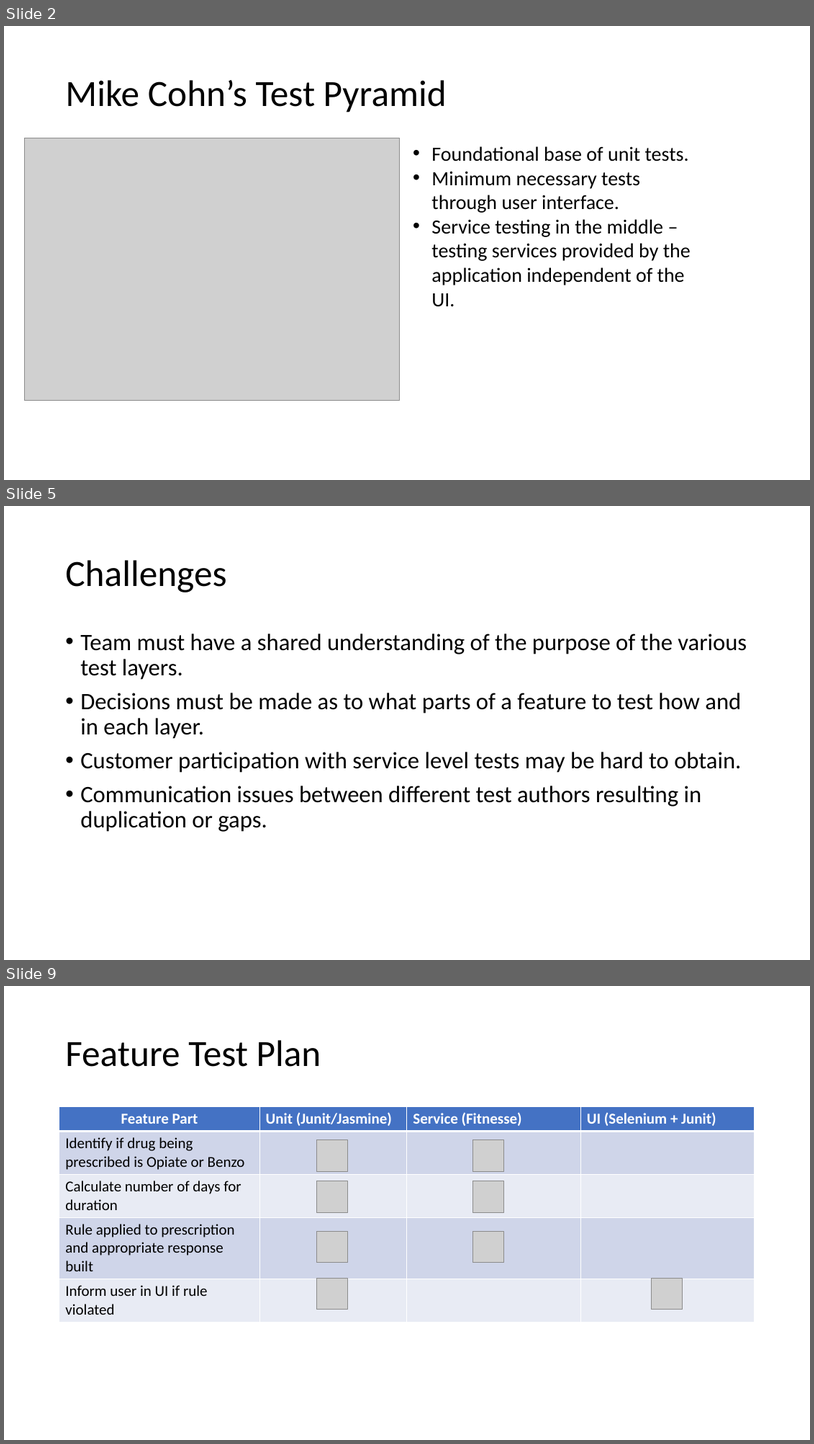
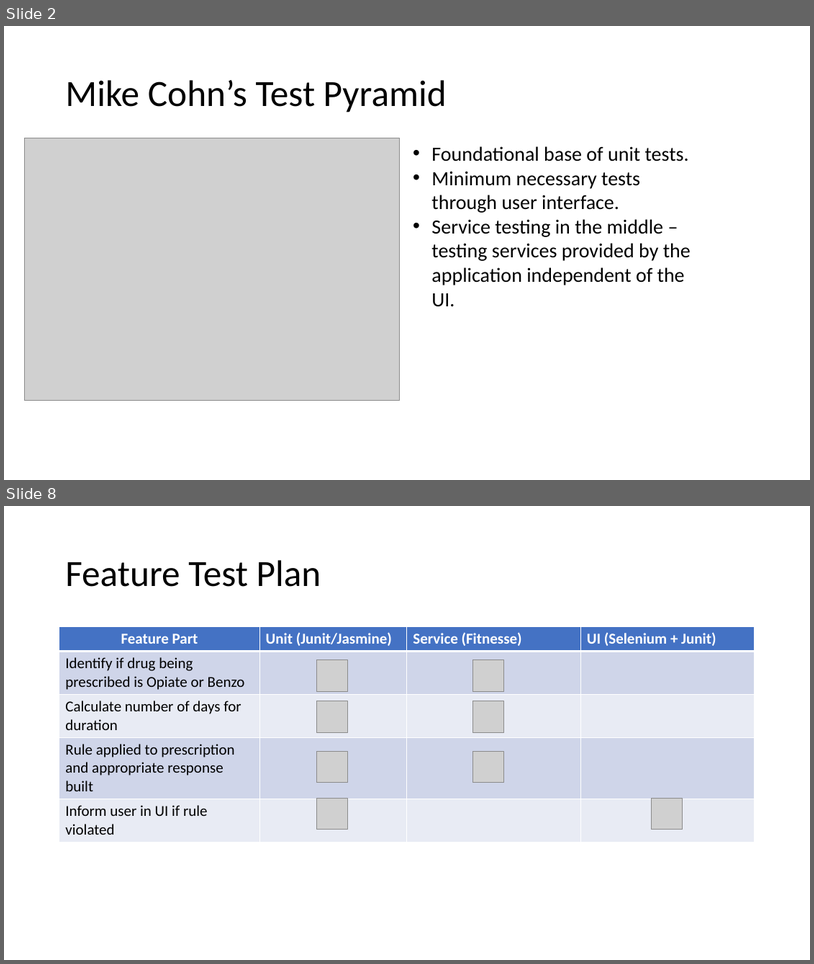
Before and after one commit to weaverj/testpyramidexample, a slide deck: Test Pyramid Presentation.pptx. Shown one above the other, each under a label of ours: slides 2, 5 and 9 before the commit, slides 2 and 8 after it; the slides between them are not shown. The pictures are 814x1444 and 814x964 pixels, drawn with LibreOffice and Linux fonts; fonts in the diff are those of the drawing; grey boxes stand for pictures; background and template pictures are left out. Boxes give left, top, right and bottom in pixels: in the first picture for what was removed or moved away, otherwise in the second. Text is boxed around its words. In the diff, an @@ line names an element or a change of style, - is before the commit and + after.

```diff
--- a/Test Pyramid Presentation.pptx
+++ b/Test Pyramid Presentation.pptx
@@ slide 5 removed at box(4, 506, 810, 960), background #FFFFFF @@
@@ title removed at box(65, 560, 226, 592) @@
-Challenges
@@ text removed at box(80, 633, 747, 831) @@
-• Team must have a shared understanding of the purpose of the various test layers.
-• Decisions must be made as to what parts of a feature to test how and in each layer.
-• Customer participation with service level tests may be hard to obtain.
-• Communication issues between different test authors resulting in duplication or gaps.
@@ what was slide 9 is now slide 8 @@
```
Also in this commit, not shown: 5 slides changed, 2 slides added, 3 other slides removed.
